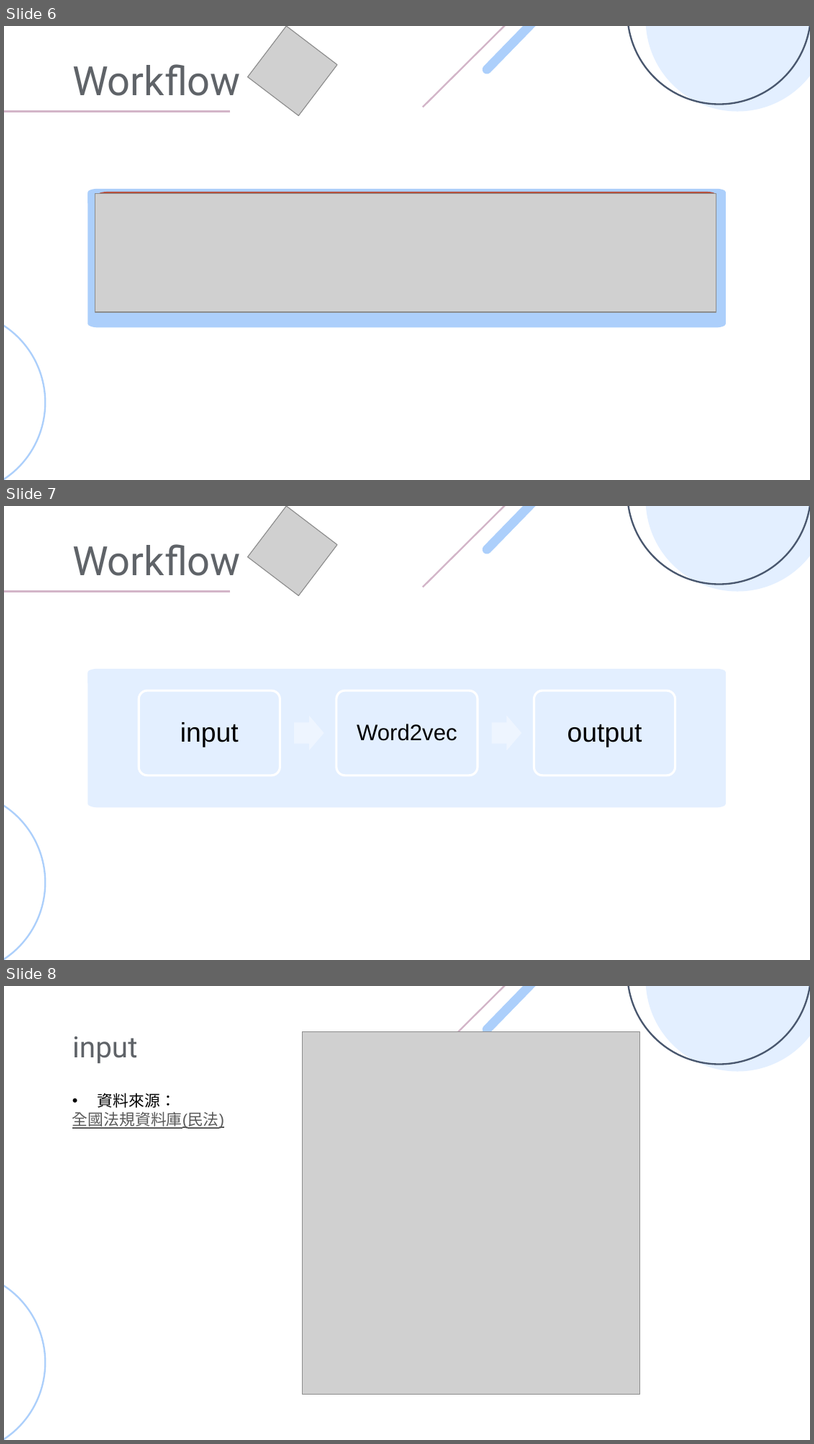
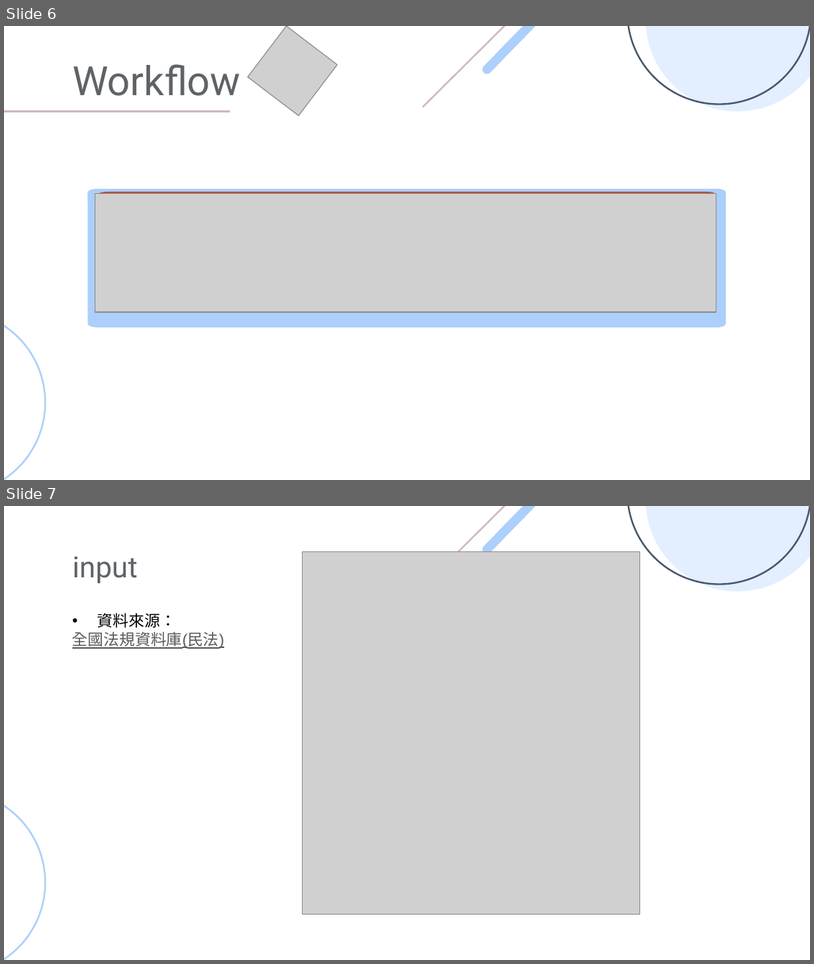
Before and after one commit to PeterWolf-tw/NTNU_TextProcessing_2020, a slide deck: week14/Project_deadline.pptx. Shown one above the other, each under a label of ours: slides 6, 7 and 8 before the commit, slides 6 and 7 after it. The pictures are 814x1444 and 814x964 pixels, drawn with LibreOffice and Linux fonts; fonts in the diff are those of the drawing; grey boxes stand for pictures. Boxes give left, top, right and bottom in pixels: in the first picture for what was removed or moved away, otherwise in the second. Text is boxed around its words. In the diff, an @@ line names an element or a change of style, - is before the commit and + after.

```diff
--- a/week14/Project_deadline.pptx
+++ b/week14/Project_deadline.pptx
@@ slide 7 removed at bbox=[4, 506, 810, 960], background #FFFFFF; not listed: 5 template elements that a slide beside it also shows @@
@@ picture removed at bbox=[247, 506, 337, 595] @@
@@ title removed at bbox=[72, 544, 241, 576] @@
-Workflow
@@ line removed from (231, 592) to (4, 592) @@
@@ group removed at bbox=[139, 690, 676, 775]: 3 rounded rectangles, 3 texts, 2 right arrows @@
-input
-Word2vec
-output
@@ group removed at bbox=[88, 669, 725, 807]: 5 freeform shapes @@
@@ what was slide 8 is now slide 7 @@
```
Also in this commit, not shown: 1 slide added.
